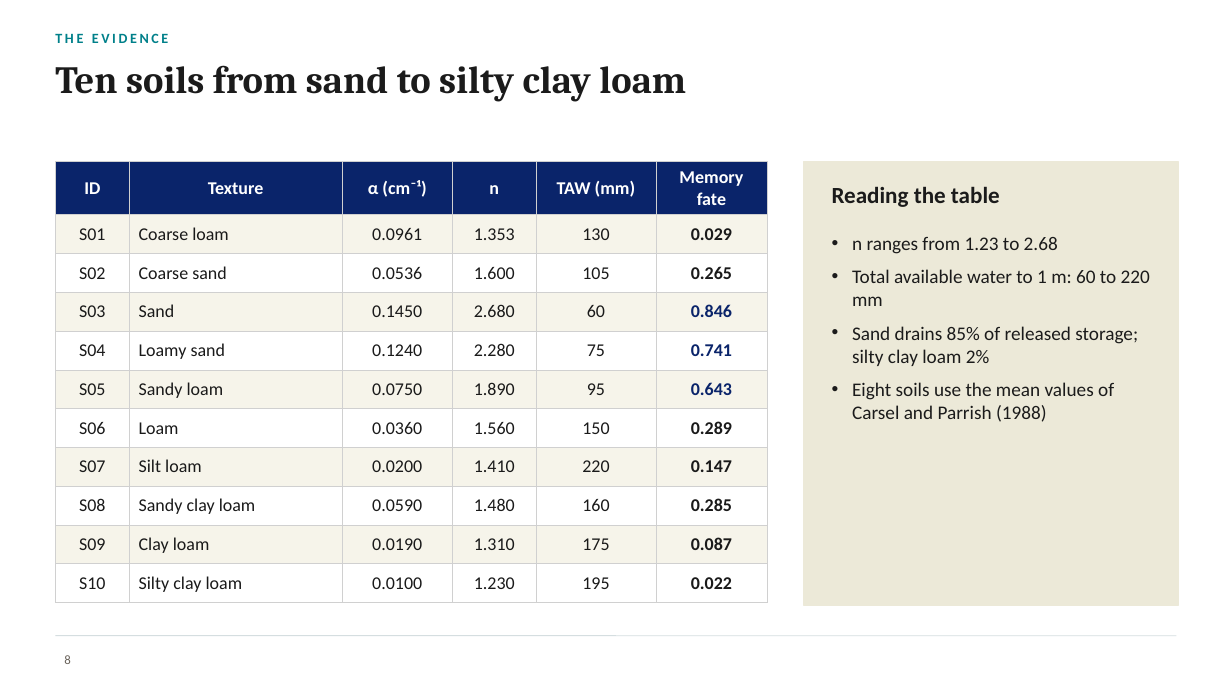
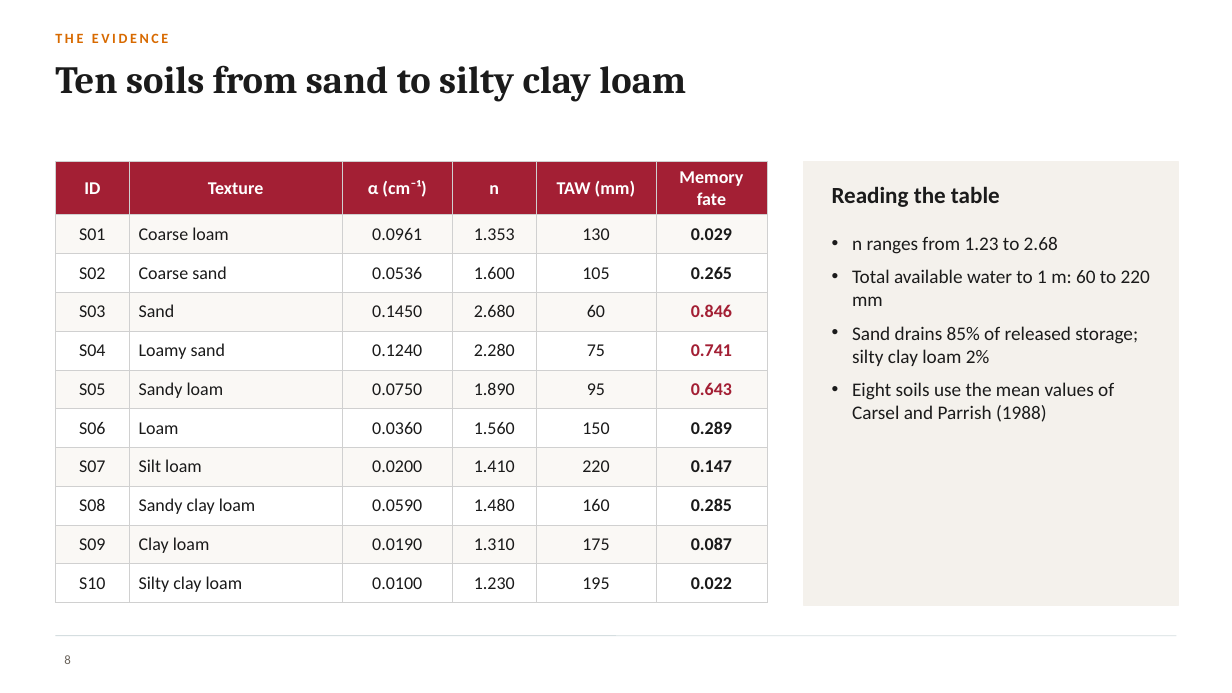
Before and after one commit to halilunaziru73-creator/Coupled-Water-Fluxes-Pore-Scale-Dynamics-Precision-Irrigation-Mulching-Feedback-Loops, a slide deck: slide 8 of Manuscripts/pdf/Supplementary/SWAFL_Presentation.pptx. Drawn at 1232x693 pixels with LibreOffice and Linux fonts; fonts in the diff are those of the drawing; background and template pictures are left out. Boxes give left, top, right and bottom in pixels: in the first picture for what was removed or moved away, otherwise in the second. Text is boxed around its words. In the diff, an @@ line names an element or a change of style, - is before the commit and + after.

Commit message:
Presentation: back to the previous style

```diff
--- a/Manuscripts/pdf/Supplementary/SWAFL_Presentation.pptx
+++ b/Manuscripts/pdf/Supplementary/SWAFL_Presentation.pptx
@@ text "THE EVIDENCE" at box(55, 33, 169, 43): text colour #00808A to #D86A00 @@
@@ table at box(55, 162, 767, 596) @@
@@ fill #0A246A to #A31F34 in row 1 @@
@@ fill #F6F4EA to #FAF8F5 in 30 cells @@
@@ text colour #0A246A to #A31F34 in "0.846", "0.741", "0.643" @@
@@ rectangle at box(804, 162, 1178, 605): fill #ECE9D8 to #F4F1EC; outline #ECE9D8 1 pt to #F4F1EC 1 pt @@
```
Also in this commit, not shown: 28 other slides changed.
